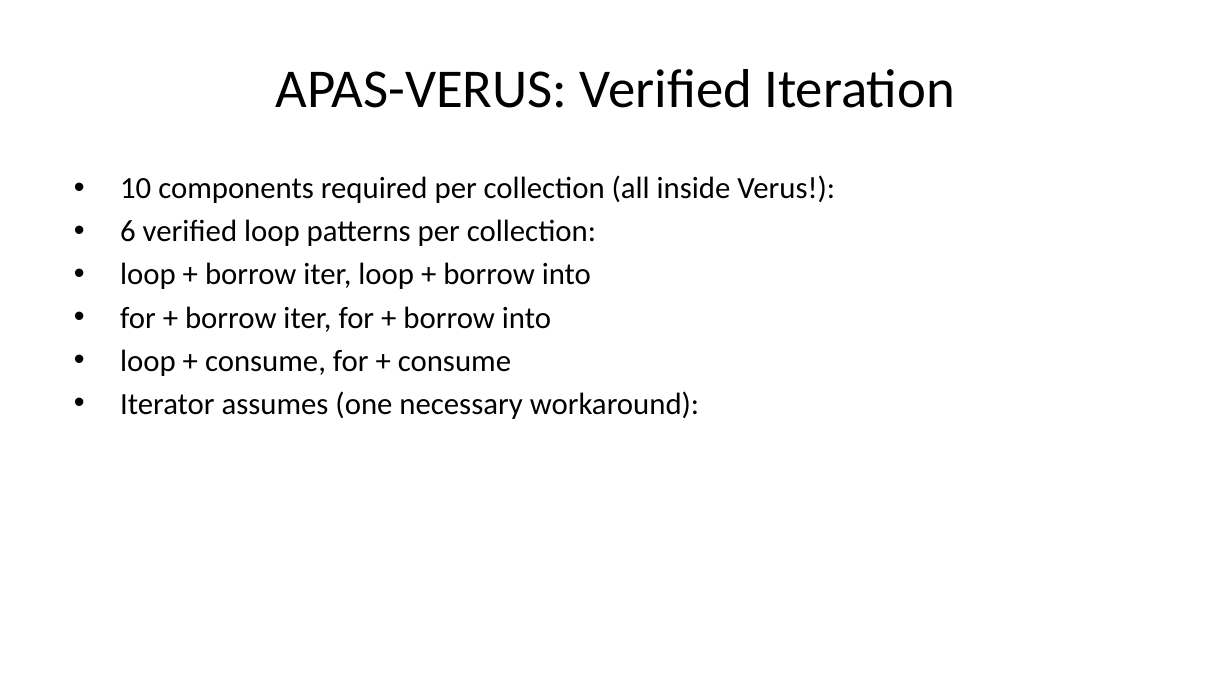
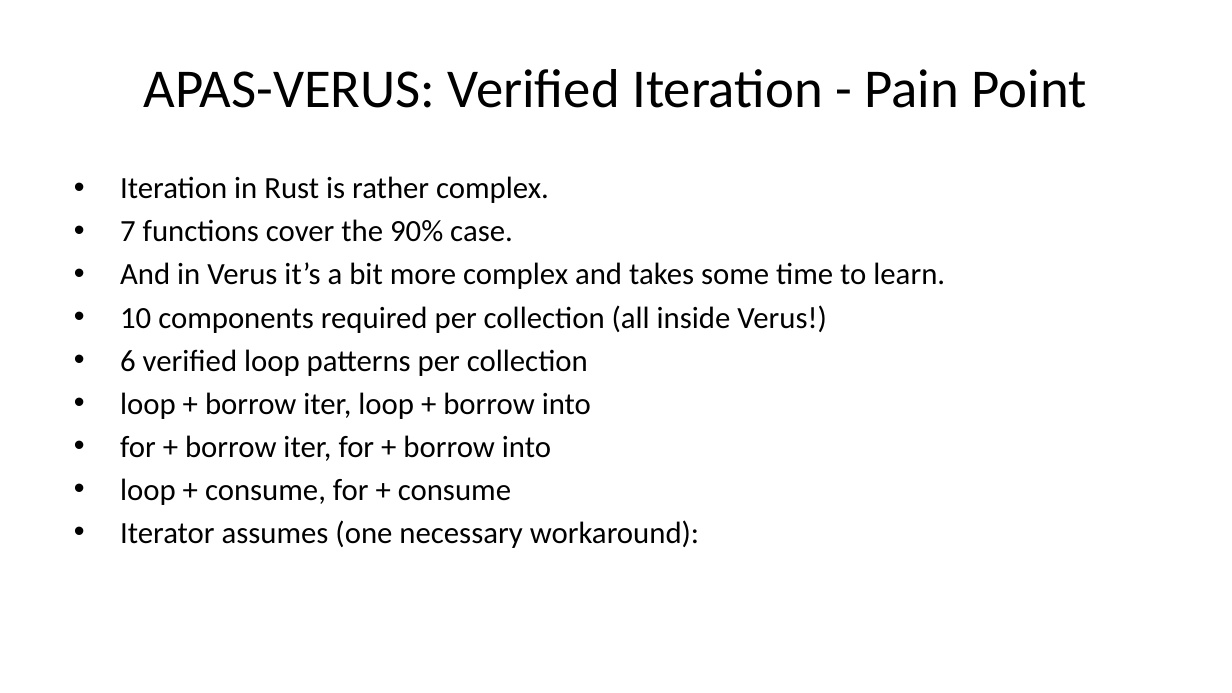
Before and after one commit to briangmilnes/APAS-VERUS, a slide deck: slide 37 of lectures/slidesMSR.pptx (slide 36 before the commit). Drawn at 1232x693 pixels with LibreOffice and Linux fonts; fonts in the diff are those of the drawing. Boxes give left, top, right and bottom in pixels: in the first picture for what was removed or moved away, otherwise in the second. Text is boxed around its words. In the diff, an @@ line names an element or a change of style, - is before the commit and + after.

```diff
--- a/lectures/slidesMSR.pptx
+++ b/lectures/slidesMSR.pptx
@@ title at bbox=[144, 69, 1086, 108]: text changed @@
-APAS-VERUS: Verified Iteration
+APAS-VERUS: Verified Iteration - Pain Point
@@ text at bbox=[120, 176, 945, 376]: text changed @@
-• 10 components required per collection (all inside Verus!):
-• 6 verified loop patterns per collection:
+• Iteration in Rust is rather complex.
+• 7 functions cover the 90% case.
+• And in Verus it’s a bit more complex and takes some time to learn.
+• 10 components required per collection (all inside Verus!)
+• 6 verified loop patterns per collection
```
Also in this commit, not shown: 20 other slides changed, 1 slide added, 3 other files.
